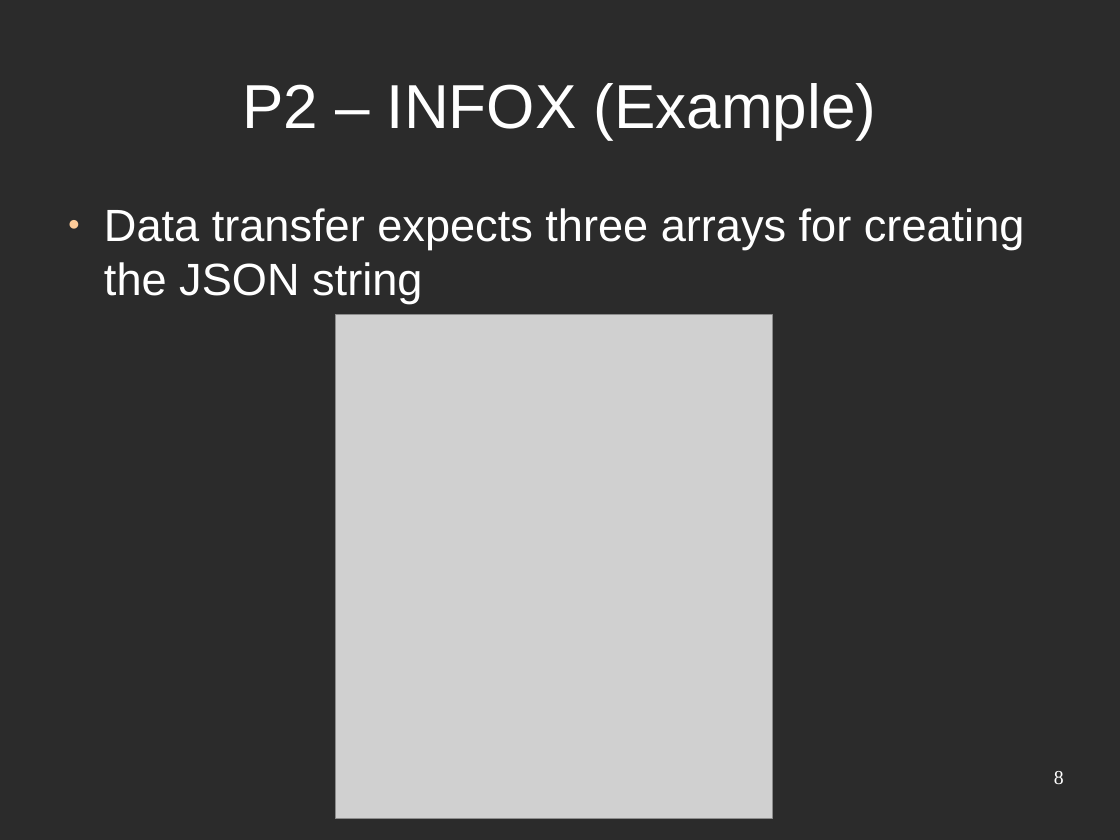
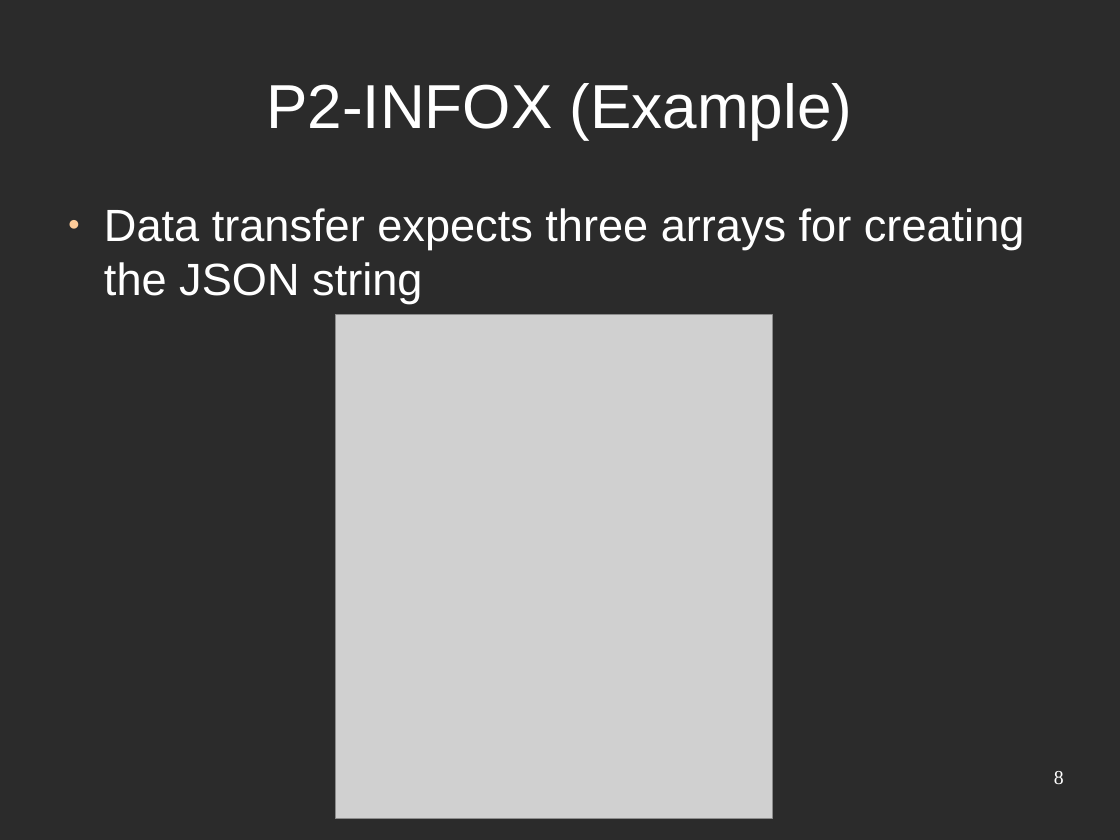
Before and after one commit to djjorjinho/mutworange_2011, a slide deck: slide 8 of documents/presentation/final_presentation.odp. Drawn at 1120x840 pixels with LibreOffice and Linux fonts; fonts in the diff are those of the drawing; grey boxes stand for pictures; background and template pictures are left out; a plain dark background stands for a picture behind light text. Boxes give left, top, right and bottom in pixels: in the first picture for what was removed or moved away, otherwise in the second. Text is boxed around its words. In the diff, an @@ line names an element or a change of style, - is before the commit and + after.

```diff
--- a/documents/presentation/final_presentation.odp
+++ b/documents/presentation/final_presentation.odp
@@ title at box(266, 83, 853, 139): text changed @@
-P2 – INFOX (Example)
+P2-INFOX (Example)
```
Also in this commit, not shown: 17 other slides changed.
